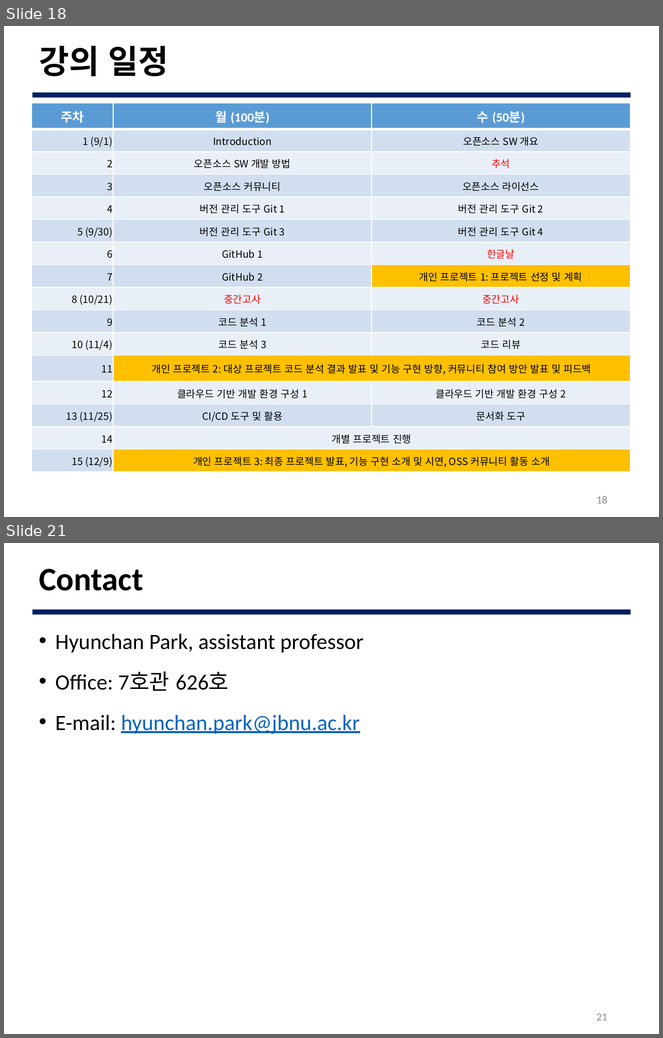
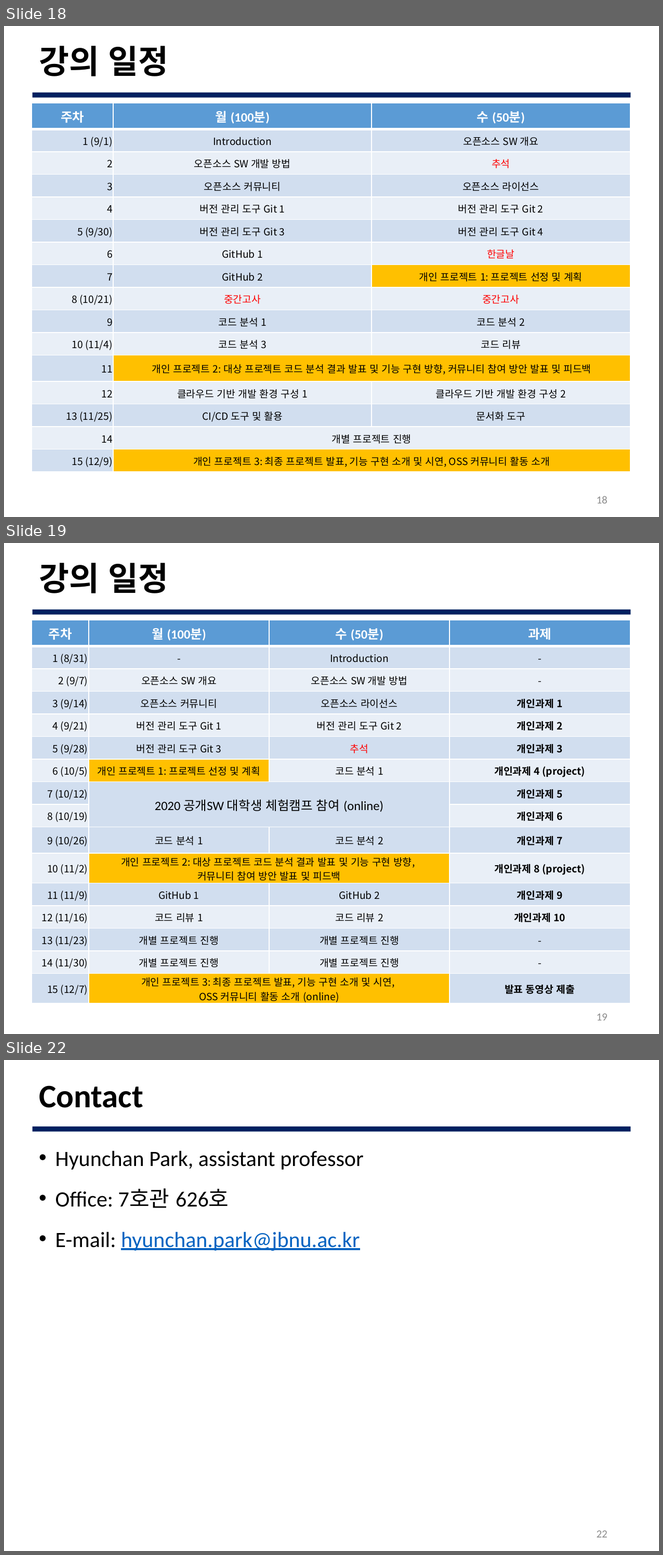
Before and after one commit to JBNU-JEduTools/osscourse, a slide deck: Slides 2020/0. Introduction OSS.pptx. Shown one above the other, each under a label of ours: slides 18 and 21 before the commit, slides 18, 19 and 22 after it; the slides between them are not shown. The pictures are 663x1038 and 663x1555 pixels, drawn with LibreOffice and Linux fonts; fonts in the diff are those of the drawing; background and template pictures are left out. Boxes give left, top, right and bottom in pixels: in the first picture for what was removed or moved away, otherwise in the second. Text is boxed around its words. In the diff, an @@ line names an element or a change of style, - is before the commit and + after.

Commit message:
PDF 폴더 제거, 2020 개요 수정

```diff
--- a/Slides 2020/0. Introduction OSS.pptx
+++ b/Slides 2020/0. Introduction OSS.pptx
@@ slide 19 added at [4, 543, 659, 1034], background #FFFFFF; not listed: 1 template element that a slide beside it also shows @@
@@ title added at [39, 563, 169, 593], 36 pt, text #000000, bold @@
+강의 일정
@@ table added at [32, 620, 631, 1006], 16 rows, 4 columns @@
+주차 | 월 (100분) | 수 (50분) | 과제
+1 (8/31) | - | Introduction | -
+2 (9/7) | 오픈소스 SW 개요 | 오픈소스 SW 개발 방법 | -
+3 (9/14) | 오픈소스 커뮤니티 | 오픈소스 라이선스 | 개인과제 1
+4 (9/21) | 버전 관리 도구 Git 1 | 버전 관리 도구 Git 2 | 개인과제 2
+5 (9/28) | 버전 관리 도구 Git 3 | 추석 | 개인과제 3
+6 (10/5) | 개인 프로젝트 1: 프로젝트 선정 및 계획 | 코드 분석 1 | 개인과제 4 (project)
+7 (10/12) | 2020 공개SW 대학생 체험캠프 참여 (online) |  | 개인과제 5
+8 (10/19) |  |  | 개인과제 6
+9 (10/26) | 코드 분석 1 | 코드 분석 2 | 개인과제 7
+10 (11/2) | 개인 프로젝트 2: 대상 프로젝트 코드 분석 결과 발표 및 기능 구현 방향, / 커뮤니티 참여 방안 발표 및 피드백 |  | 개인과제 8 (project)
+11 (11/9) | GitHub 1 | GitHub 2 | 개인과제 9
+12 (11/16) | 코드 리뷰 1 | 코드 리뷰 2 | 개인과제 10
+13 (11/23) | 개별 프로젝트 진행 | 개별 프로젝트 진행 | -
+14 (11/30) | 개별 프로젝트 진행 | 개별 프로젝트 진행 | -
+15 (12/7) | 개인 프로젝트 3: 최종 프로젝트 발표, 기능 구현 소개 및 시연, OSS 커뮤니티 활동 소개 (online) |  | 발표 동영상 제출
@@ page number added at [597, 1014, 608, 1021], 12 pt, text #8C8C8C @@
+19
@@ what was slide 21 is now slide 22 @@
@@ page number at [597, 1531, 608, 1538]: text changed @@
-21
+22
```
Also in this commit, not shown: 4 slides changed, 1 other slide added, 1 slide removed, 20 other files.
